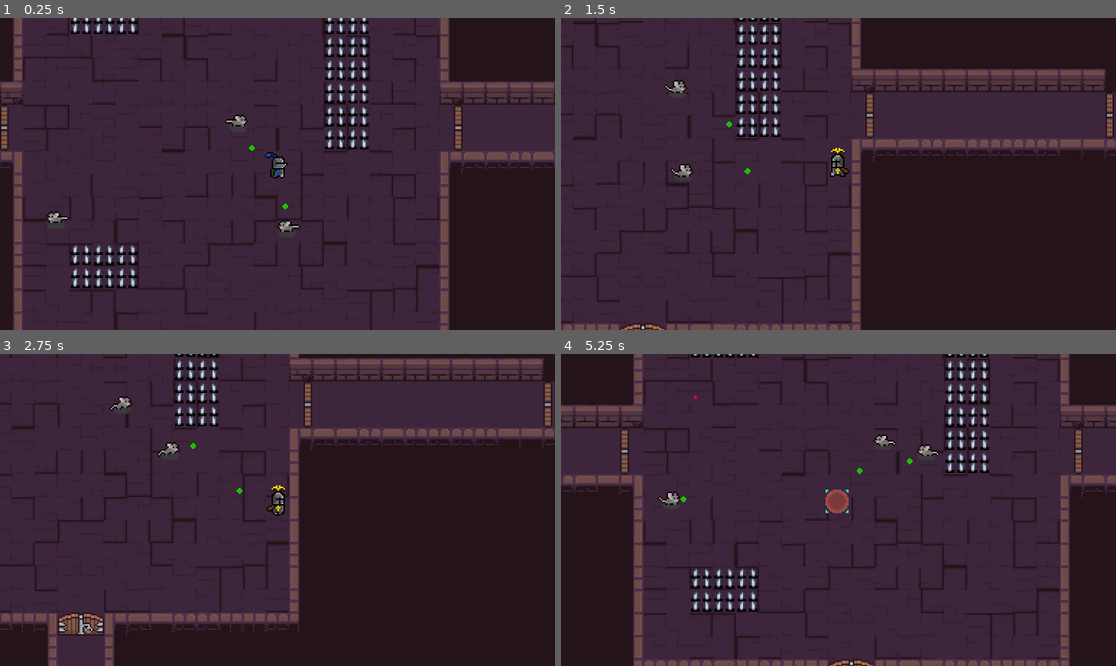
Above: before the commit, frames 1-4 (two rows, left to right).
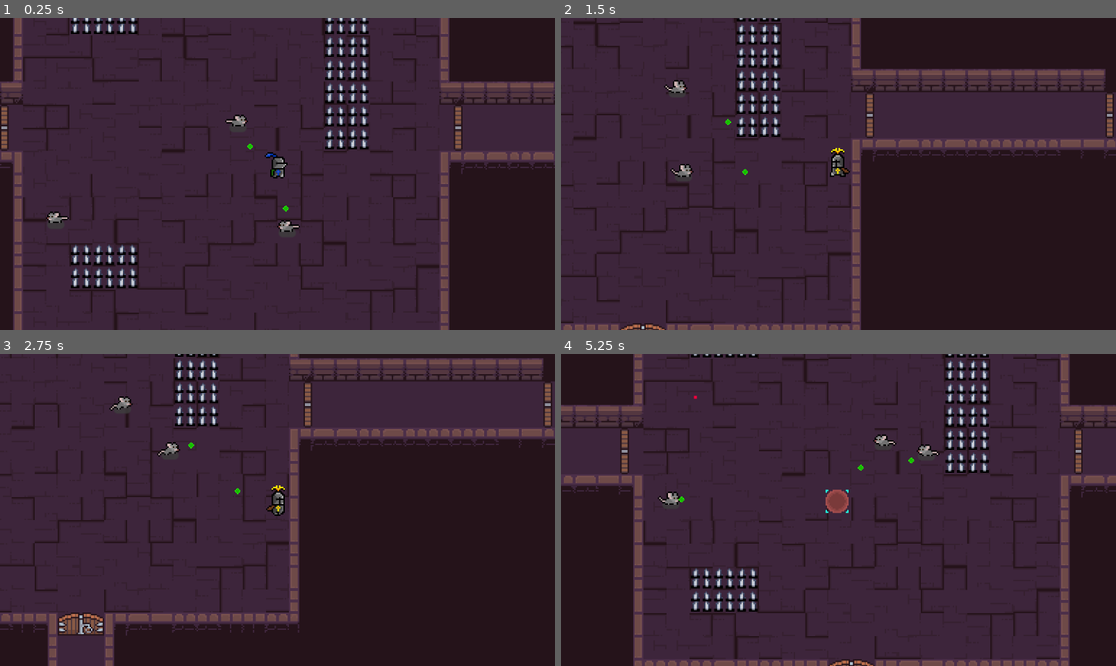
Above: after the commit, the same moments.

Repository: Mlee671/too-many-cats-
Game: Godot game, scene res://main/main.tscn
Same seed, same stepped clock (60 frames per second), same inputs: the game is played once before the commit and once after it.
Inputs (mouse positions are in pixels of both pictures, inside the frame that each line leads up to):
- Up to frame 1 (0.25 s): no input
- Up to frame 2 (1.5 s): move the mouse to (960, 158) at 0.52 s; hold Right (right) 0.53-1.28 s; tap Space (ability) at 0.6 s; move the mouse to (727, 189) at 1.27 s; hold S (down) from 1.28 s (still down); right-click (727, 189) at 1.35 s
- Up to frame 3 (2.75 s): move the mouse to (333, 441) at 2.02 s; release S (down) at 2.03 s; press the mouse at (333, 441) at 2.03 s; hold Right (right) from 2.03 s (still down)
- Up to frame 4 (5.25 s): move the mouse to (810, 572) at 2.77 s; release Right (right) at 2.78 s; release the mouse at (810, 572) at 2.78 s; hold W (up) 2.78-3.53 s; tap Space (ability) at 2.85, 5.1 s; move the mouse to (1005, 556) at 3.52 s; hold A (left) 3.53-5.03 s; right-click (1005, 556) at 3.6 s; move the mouse to (672, 463) at 4.27 s; click (672, 463) at 4.35 s; move the mouse to (866, 510) at 5.02 s; hold S (down) from 5.03 s (still down)

The runs differ from the first frame. In frame 1, less than 0.1% of the frame differs, in the area x 44-53%, y 40-63%; in frame 2, less than 0.1%; in frame 3, less than 0.1%; in frame 4, less than 0.1%, in the area x 21-64%, y 33-48%.

Commit message:
fixed enemies losing player if swapped. aggro logic optimised for minimal raycast checks, and only in area range

Diff:
--- a/Room_scenes/Rooms/room_w_pillars.tscn
+++ b/Room_scenes/Rooms/room_w_pillars.tscn
@@ -20,6 +20,6 @@
 tile_map_data = PackedByteArray("AAD///b/AAAGAAMAAAAAAPb/AAAHAAMAAAD//wkAAAAGAAYAAAAAAAkAAAAHAAYAAAAJAP//AAAIAAQAAAAJAA …(416 unchanged characters)…
 
 [node name="BasicRangedEnemy" parent="." index="1" unique_id=310538941 node_paths=PackedStringArray("tilemap") instance=ExtResource("2_g2ibq")]
-position = Vector2(-71, 2)
+position = Vector2(-34, -97)
 tilemap = NodePath("../NavRegion/Room")
 vision_range = 120.0
--- a/entities/enemy/Enemy.tscn
+++ b/entities/enemy/Enemy.tscn
@@ -93,3 +93,4 @@
 [connection signal="timeout" from="AttackTimer" to="." method="_on_attack_timeout"]
 [connection signal="velocity_computed" from="NavigationAgent2D" to="." method="_on_nav_dist_adjust"]
 [connection signal="body_entered" from="VisionArea" to="." method="_on_vision_area_entered"]
+[connection signal="body_exited" from="VisionArea" to="." method="_on_vision_area_exited"]
--- a/entities/enemy/enemy.gd
+++ b/entities/enemy/enemy.gd
@@ -12,7 +12,7 @@
 
 var enemyState := BEHAVIOUR.INACTIVE
 var wander_stalling := false
-var raycast_target: Node2D = null
+var raycast_target: Node2D
 
 # debug flag for if attack is implemented - only one message activation
 var attack_logic_flag := false
@@ -31,6 +31,7 @@
 
 func _ready() -> void:
 	vision_circle.shape.radius = 0
+	vision.set_enabled(false)
 	# once room triggers are implemented, this can be removed
 	setup_nav()
 
@@ -42,23 +43,26 @@
 	if Input.is_action_just_pressed("debug_damage_enemy"):
 		take_damage(50)
 
-	if vision.can_see_player(raycast_target) and enemyState == BEHAVIOUR.WANDER:
-		enemyState = BEHAVIOUR.ATTACK
-
 	# should not go through move logic if dead
 	if enemyState != BEHAVIOUR.DEAD:
 		_move_and_flip(delta)
 
-	if enemyState == BEHAVIOUR.WANDER and not wander_stalling:
-		# if at target node, get new target node
-		if nav_agent.is_navigation_finished():
-			wander_stalling = true
-			wander_timer.start(randf_range(1.0, 2.0))
-			animation.play_animation("idle")
-			return
-		_look_vector_direction(velocity)
+	if enemyState == BEHAVIOUR.WANDER:
+		if vision.is_enabled() and vision.can_see_player(get_tree().get_first_node_in_group("Player")):
+			enemyState = BEHAVIOUR.ATTACK
+			$VisionArea.monitoring = false
+
+		if not wander_stalling:
+			# if at target node, get new target node
+			if nav_agent.is_navigation_finished():
+				wander_stalling = true
+				wander_timer.start(randf_range(1.0, 2.0))
+				animation.play_animation("idle")
+				return
+			_look_vector_direction(velocity)
 
 	elif enemyState == BEHAVIOUR.ATTACK:
+		raycast_target = get_tree().get_first_node_in_group("Player")
 		attack_logic()
 		# look in direction of player
 		_look_vector_direction(global_position.direction_to(raycast_target.global_position))
@@ -115,7 +119,12 @@
 
 func _on_vision_area_entered(body: Node2D) -> void:
 	if body.is_in_group("Player"):
-		raycast_target = body
+		vision.set_enabled(true)
+
+
+func _on_vision_area_exited(body: Node2D) -> void:
+	if body.is_in_group("Player"):
+		vision.set_enabled(false)
 
 
 ## Activates enemy to wander and attack, not stationary.
